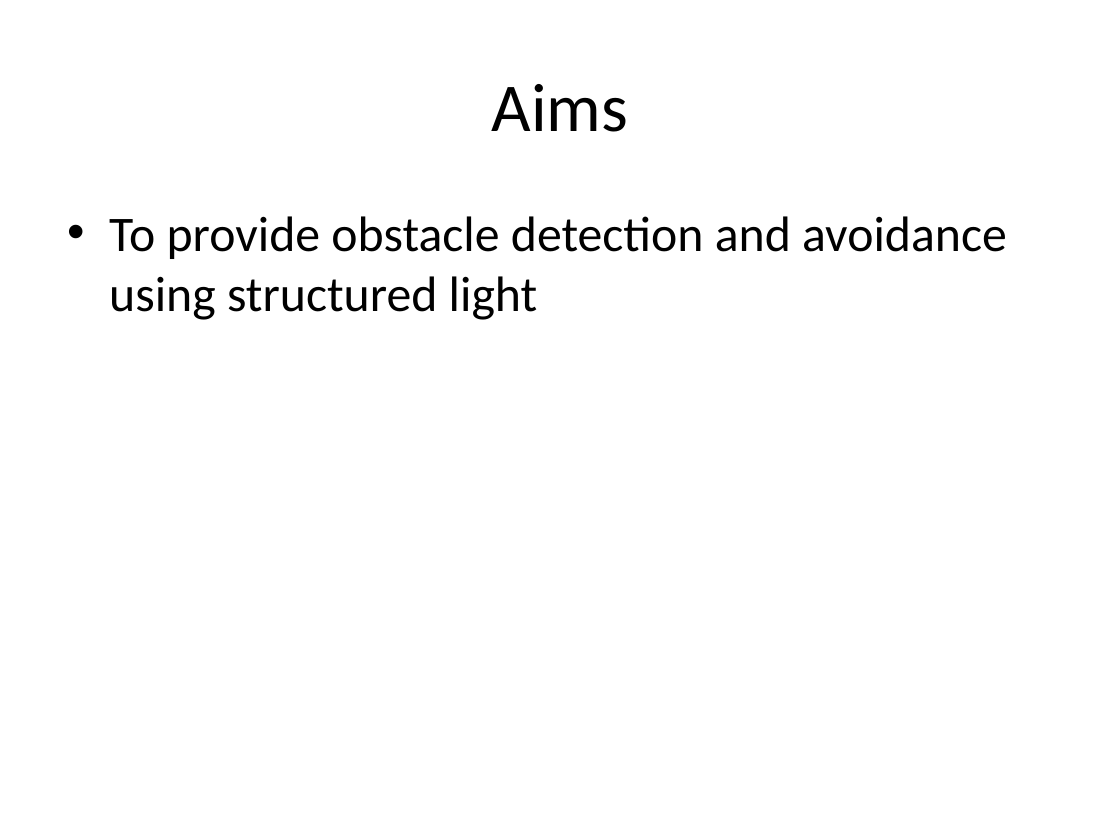
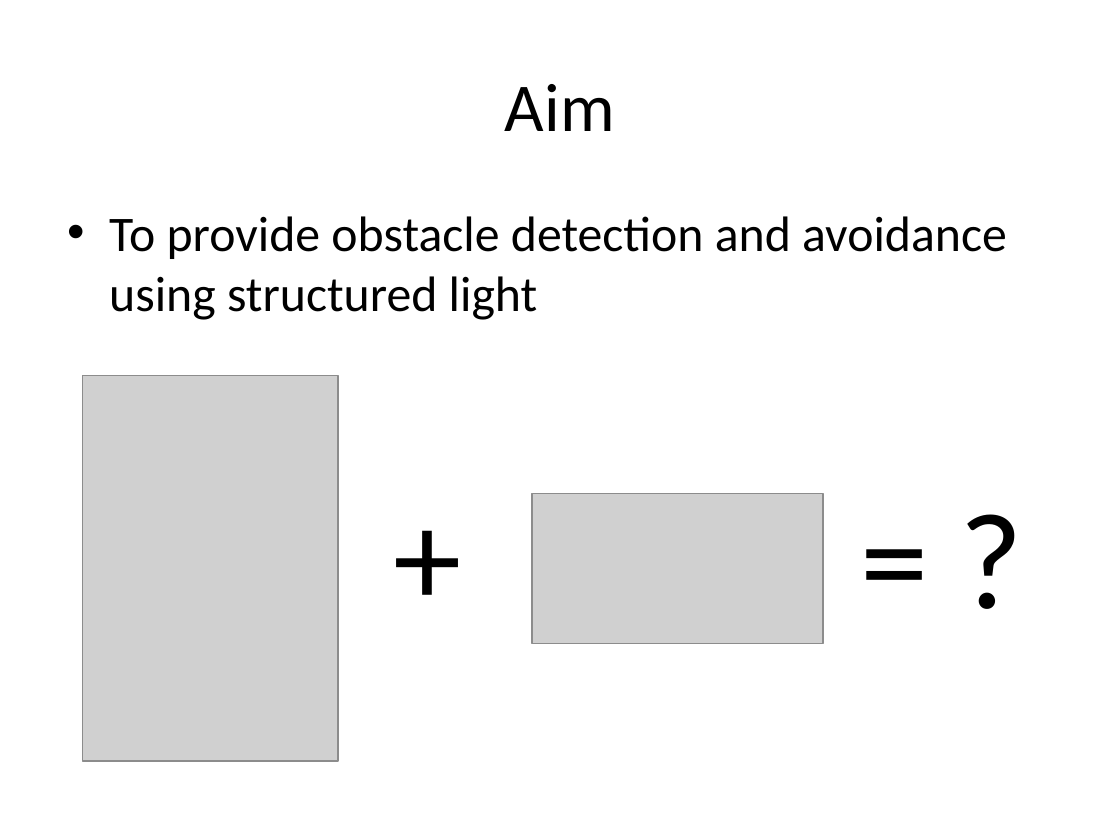
Before and after one commit to michaelwh/kinect-wheelchair, a slide deck: slide 3 of Autonomous Wheelchair using Structured Light.pptx. Drawn at 1120x840 pixels with LibreOffice and Linux fonts; fonts in the diff are those of the drawing; grey boxes stand for pictures. Boxes give left, top, right and bottom in pixels: in the first picture for what was removed or moved away, otherwise in the second. Text is boxed around its words. In the diff, an @@ line names an element or a change of style, - is before the commit and + after.

```diff
--- a/Autonomous Wheelchair using Structured Light.pptx
+++ b/Autonomous Wheelchair using Structured Light.pptx
@@ title at (x1=505, y1=84, x2=615, y2=131): text changed @@
-Aims
+Aim
@@ picture added at (x1=82, y1=376, x2=337, y2=762) @@
@@ text added at (x1=382, y1=464, x2=474, y2=641), 88 pt, text #000000 @@
++
@@ text added at (x1=849, y1=466, x2=1036, y2=643), 88 pt, text #000000 @@
+= ?
@@ picture added at (x1=532, y1=494, x2=823, y2=643) @@
```
Also in this commit, not shown: 4 slides added, 2 other files.
